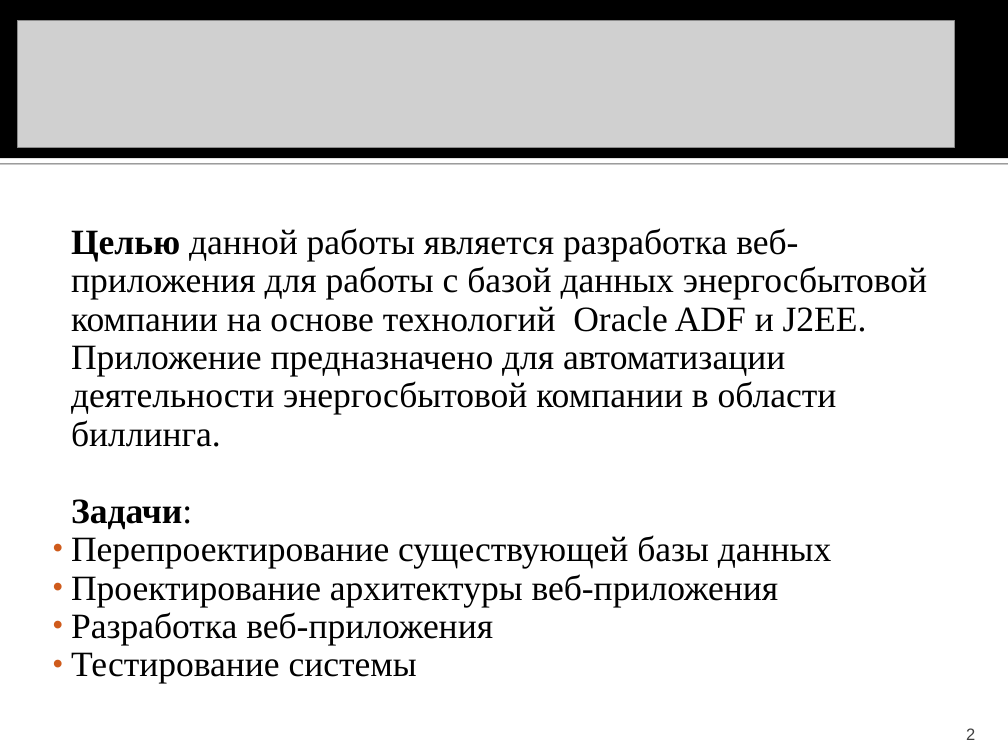
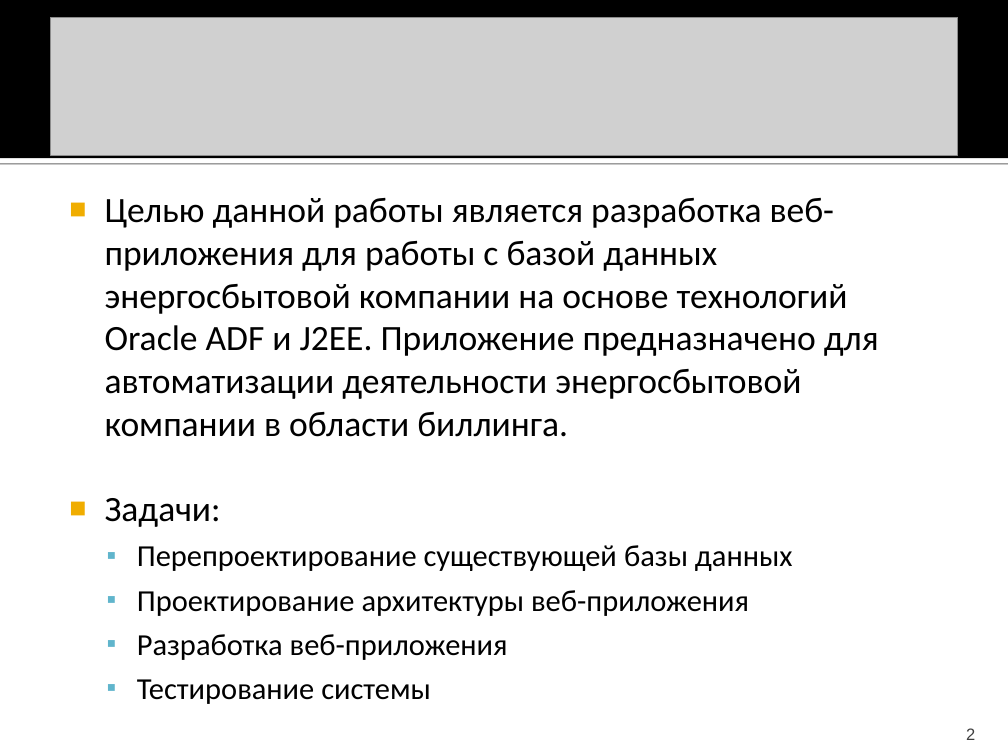
Before and after one commit to BarabancsikovaNatalia/CourseWork, a slide deck: slide 2 of Презентация к курсовой работе.ppt. Drawn at 1008x756 pixels with LibreOffice and Linux fonts; fonts in the diff are those of the drawing; grey boxes stand for pictures. Boxes give left, top, right and bottom in pixels: in the first picture for what was removed or moved away, otherwise in the second. Text is boxed around its words. In the diff, an @@ line names an element or a change of style, - is before the commit and + after.

```diff
--- a/Презентация к курсовой работе.ppt
+++ b/Презентация к курсовой работе.ppt
@@ picture: place and size @@
-picture at (17,20,955,147)
+picture at (50,17,958,155)
@@ text "Целью данной работы является разработка ...": place and size @@
-text "Целью данной работы является разработка ..." at (71,228,927,683)
+text "Целью данной работы является разработка ..." at (105,198,879,704)
@@ text "Целью данной работы является разработка ..." at (105,198,879,704): font Times New Roman to Calibri; bold off in "Целью", "Задачи:"; size 28 to 24 pt in "Перепроектирование существующей базы данных", "Проектирование архитектуры веб-приложения", "Разработка веб-приложения", "Тестирование системы"; bullet none to ■; line spacing 0.9 to 1; bullet • to ▪; list level 1 to 2 in "Перепроектирование существующей базы данных"; bullet colour #CF5B1B to #60B5CC; list level 1 to 2 in "Проектирование архитектуры веб-приложения"; list level 1 to 2 in "Разработка веб-приложения"; list level 1 to 2 in "Тестирование системы" @@
```
Also in this commit, not shown: 8 other slides changed, 5 slides added, 5 slides removed, 1 other file.
